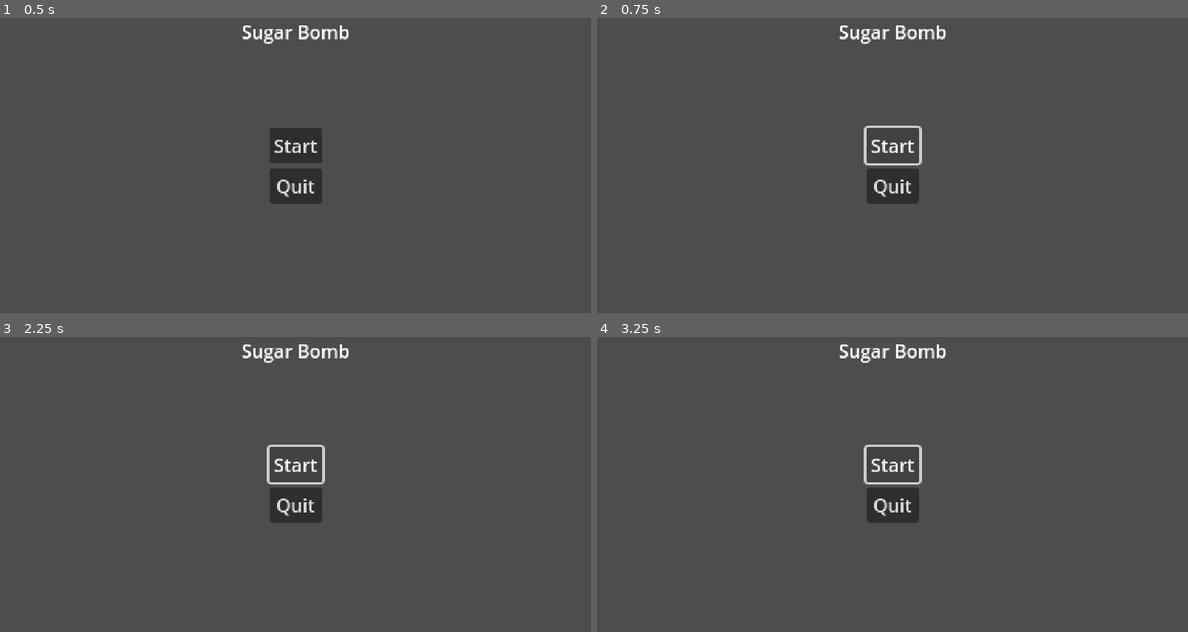
Above: before the commit, frames 1-4 (two rows, left to right).
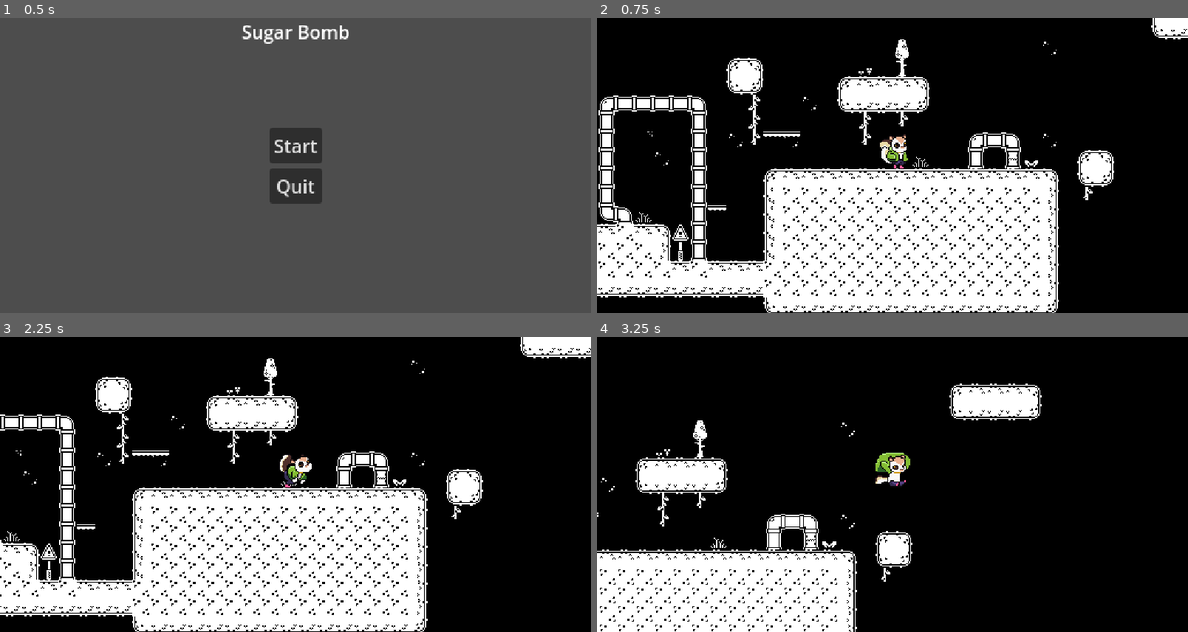
Above: after the commit, the same moments.

Repository: Makerspace-Durham/2D-Platformer
Game: Godot game, scene res://Scenes/game_manager.tscn
Same seed, same stepped clock (60 frames per second), same inputs: the game is played once before the commit and once after it.
Inputs (mouse positions are in pixels of both pictures, inside the frame that each line leads up to):
- Up to frame 1 (0.5 s): no input
- Up to frame 2 (0.75 s): click "Start" at 0.5 s
- Up to frame 3 (2.25 s): click (295, 463) at 1.25 s, where only the run before the commit has a clickable "Start"; tap Enter at 2 s; hold D (move_right) from 2.03 s (still down)
- Up to frame 4 (3.25 s): keep holding D (move_right); tap Space (jump) at 2.27, 3.02 s

Frame 1 is identical in both runs. In frame 2, 100% of the frame differs, in the area x 0-100%, y 0-100%; in frame 3, 100%; in frame 4, 100%.
Error before the commit: Parse Error: Used space character for indentation instead of tab as used before in the file. (res://Scenes/Menus/main_menu.gd:13)

Commit message:
accidentally overrode something and had to revert it.... whoopsie

Diff:
--- a/Scenes/Menus/main_menu.gd
+++ b/Scenes/Menus/main_menu.gd
@@ -1,18 +1,13 @@
 extends Control
-var scene = preload("res://Scenes/Sandbox/jiarguet_sandbox.tscn").instantiate()
 
 # Called when the node enters the scene tree for the first time.
 func _ready():
-	pass
+    pass
 
 
 func _on_start_pressed() -> void:
-	Global.game_manager.change_scene(Global.TEST_LEVEL)
+    Global.game_manager.change_scene(Global.TEST_LEVEL)
 
 
 func _on_quit_pressed():
     get_tree().quit()
-
-
-func _on_start_pressed() -> void:
-    get_tree().root.add_child(scene)
--- a/Scenes/game_manager.tscn
+++ b/Scenes/game_manager.tscn
@@ -10,9 +10,9 @@
 
 #Used for changing scenes in the game
 func change_scene(scene: String):
-	mainScene.get_child(0).queue_free() #Free the maine scene from it's child or children
-	var s = ResourceLoader.load(\"res://Scenes/Sandbox/jiarguet_sandbox.tscn\") #Load up an instance of the given scene to be displayed
-	mainScene.add_child(s.instantiate()) #Add the scene instance as a child to main scene
+    mainScene.get_child(0).queue_free() #Free the maine scene from it's child or children
+    var s = ResourceLoader.load(\"res://Scenes/Sandbox/jiarguet_sandbox.tscn\") #Load up an instance of the given scene to be displayed
+    mainScene.add_child(s.instantiate()) #Add the scene instance as a child to main scene
 "
 
 [node name="GameManager" type="Node"]
